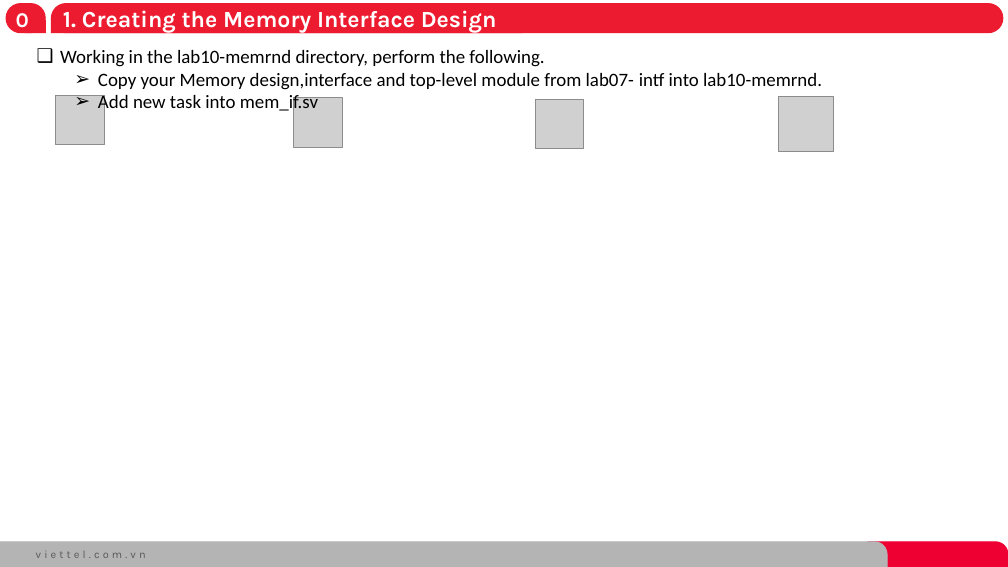
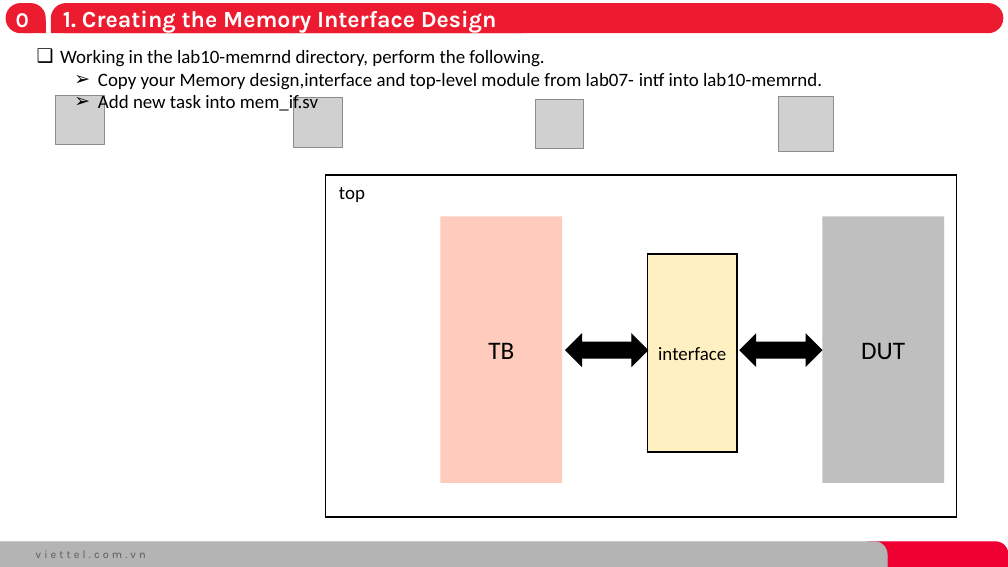
Before and after one commit to hungkem/hungkem-SystemVerilog-for-Design-and-Verification, a slide deck: slide 4 of LAB10.pptx. Drawn at 1008x567 pixels with LibreOffice and Linux fonts; fonts in the diff are those of the drawing; grey boxes stand for pictures; background and template pictures are left out. Boxes give left, top, right and bottom in pixels: in the first picture for what was removed or moved away, otherwise in the second. Text is boxed around its words. In the diff, an @@ line names an element or a change of style, - is before the commit and + after.

```diff
--- a/LAB10.pptx
+++ b/LAB10.pptx
@@ rectangle added at [326, 175, 957, 517], outline #000000 1.5 pt @@
@@ text at [339, 187, 365, 202]: paragraph added @@
+                top
@@ rectangle added at [441, 216, 563, 483], fill #FFCBBD, 24 pt, text #000000 @@
+TB
@@ rectangle added at [823, 216, 944, 483], fill #BFBFBF, 24 pt, text #000000 @@
+DUT
@@ rectangle added at [648, 254, 737, 452], fill #FFF0C2, outline #000000 1.5 pt, 18 pt, text #000000 @@
+interface
@@ left right arrow added at [566, 334, 647, 366], fill #000000, outline #000000 1 pt @@
@@ left right arrow added at [740, 334, 822, 366], fill #000000, outline #000000 1 pt @@
```
Also in this commit, not shown: 7 other files.
